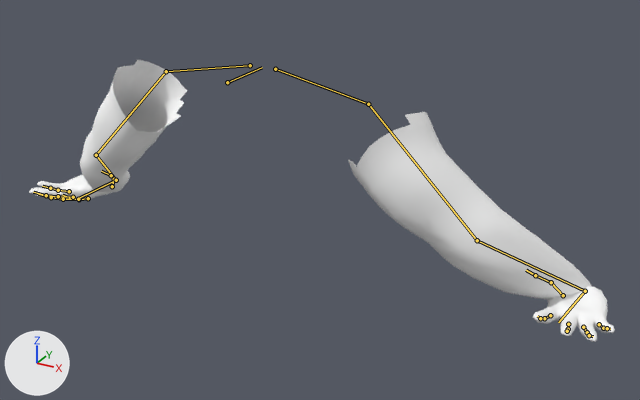
One commit to the Blender file assets/weapon/fist/weapon_fist.blend: the scene before it, then after it.
Camera for both pictures: a 50 mm lens placed at (2.12, -3.3, 1.15), pointed at (-0.07, 0.67, -0.84). Lighting does not change. The marker at lower left points along +X, +Y and +Z. The bones that bend it are drawn over the model as lines.

Names of what the first picture shows: 'hand'.
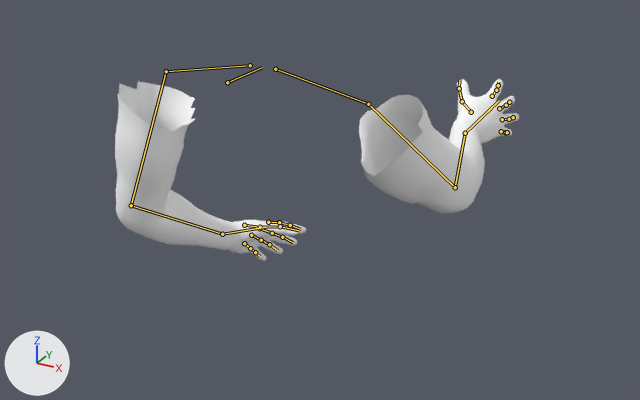
The newer file adds an action. The first version stands in its rest pose; the second is drawn at frame 5 of the action 'pick'.

What differs and where, as boxes [x1, y1, x2, y2] in the pictures (640 x 400 px):
```json
{"object": "hand", "change": "posed", "before": [29, 60, 615, 342], "after": [115, 79, 519, 261], "on screen": "31% narrower, 35% shorter"}
{"bone": "Hand_Target_L", "before": "(116, 180) to (77, 199)", "after": "(222, 234) to (269, 226)"}
{"bone": "Hand_Target_R", "before": "(585, 291) to (558, 322)", "after": "(465, 133) to (499, 100)"}
```

The change, as JSON lines over the scene's bpy script:
```json
{"block": "bone_hand_target_l", "where": "bone_hand_target_l = bpy.data.objects['Armature'].pose.bones['Hand_Target_L']  # child of 'Root'"}
{"op": "set", "path": "bone_hand_target_l.location", "old": "(0.0, 0.0, 0.0)", "new": "(-3.96, 0.33, -0.91)"}
{"op": "set", "path": "bone_hand_target_l.rotation_quaternion", "old": "(1.0, 0.0, 0.0, 0.0)", "new": "(-0.151, 0.858, -0.112, -0.478)", "note": "degrees (0, 0, 0) -> degrees (-163, 59, -5)"}
{"block": "bone_hand_target_r", "where": "bone_hand_target_r = bpy.data.objects['Armature'].pose.bones['Hand_Target_R']  # child of 'Root'"}
{"op": "set", "path": "bone_hand_target_r.location", "old": "(0.0, 0.0, 0.0)", "new": "(4.64, -2.89, 2.35)"}
{"op": "set", "path": "bone_hand_target_r.rotation_quaternion", "old": "(1.0, 0.0, 0.0, 0.0)", "new": "(-0.17, -0.82, -0.042, -0.545)", "note": "degrees (0, 0, 0) -> degrees (137, -62, 32)"}
```
